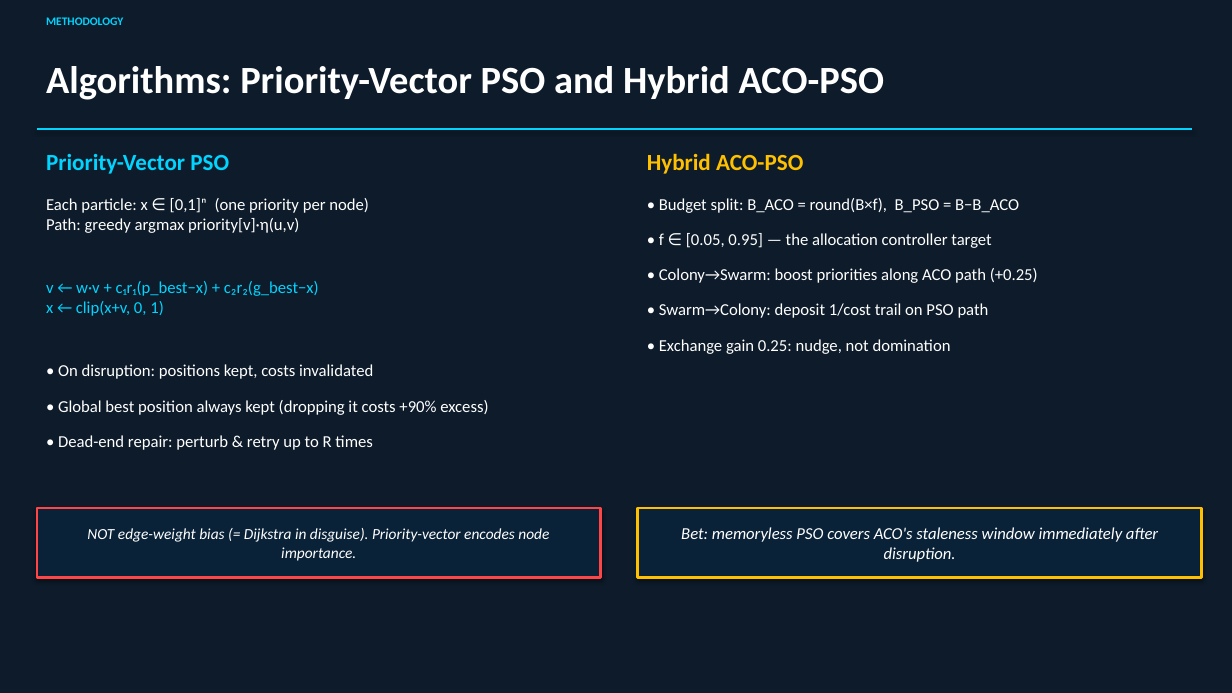
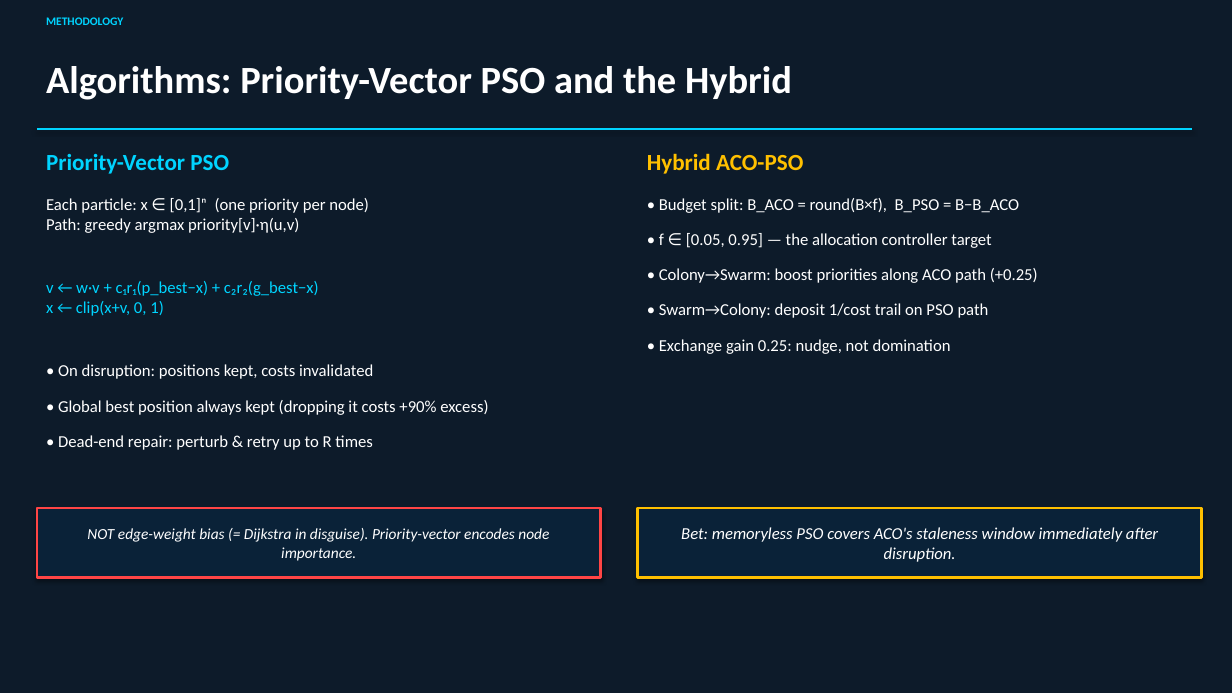
Before and after one commit to VaibhavBansal05/Dynaswarm, a slide deck: slide 15 of dynaswarm_presentation.pptx. Drawn at 1232x693 pixels with LibreOffice and Linux fonts; fonts in the diff are those of the drawing. Boxes give left, top, right and bottom in pixels: in the first picture for what was removed or moved away, otherwise in the second. Text is boxed around its words. In the diff, an @@ line names an element or a change of style, - is before the commit and + after.

```diff
--- a/dynaswarm_presentation.pptx
+++ b/dynaswarm_presentation.pptx
@@ text at box(46, 66, 792, 100): text changed @@
-Algorithms: Priority-Vector PSO and Hybrid ACO-PSO
+Algorithms: Priority-Vector PSO and the Hybrid
```
Also in this commit, not shown: 14 other slides changed, 4 slides added, 2 slides removed, 6 other files.
